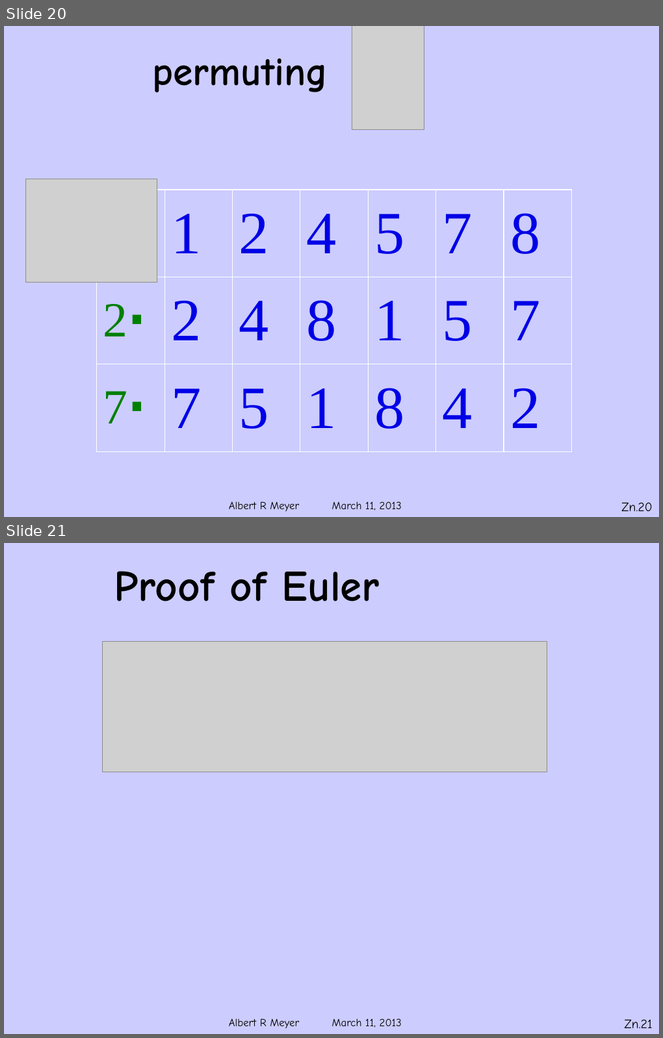
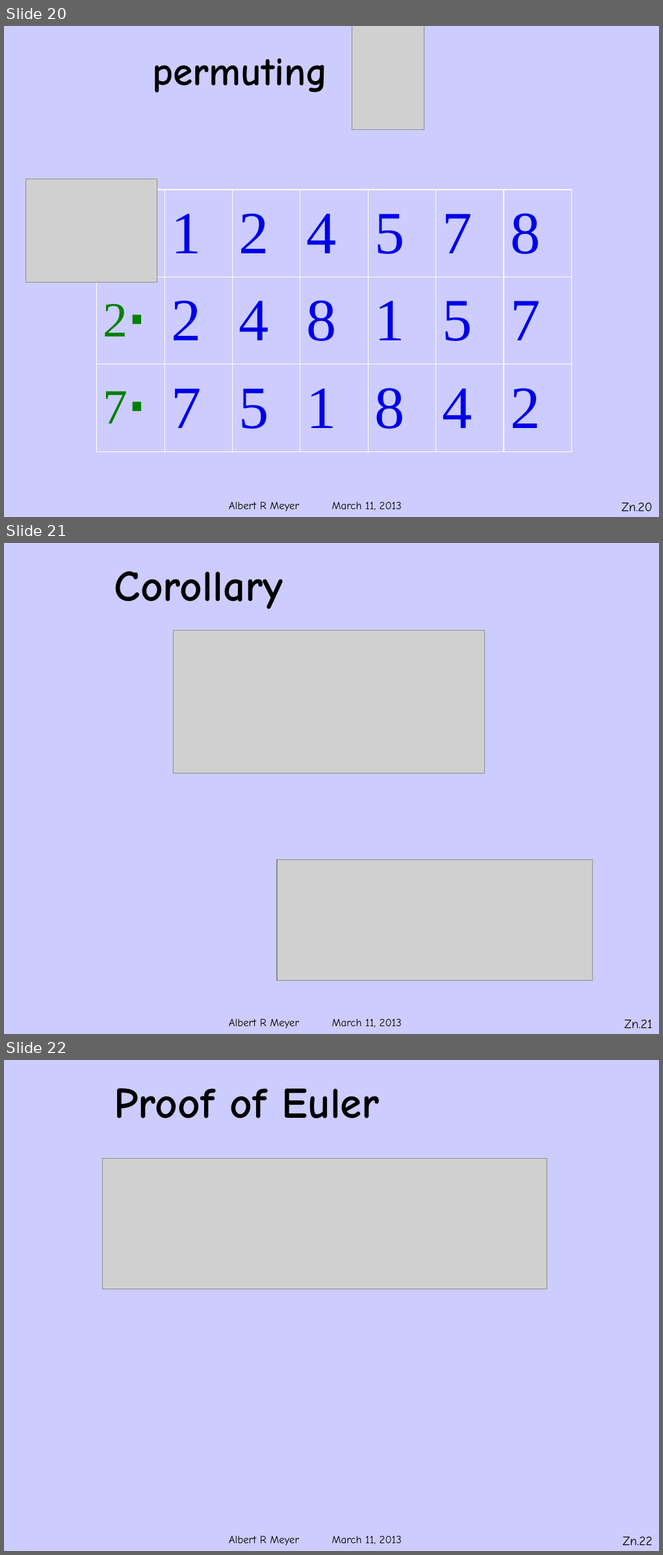
Before and after one commit to armeyer/mcs_web, a slide deck: spring13/slides13/Zmodn.pptx. Shown one above the other, each under a label of ours: slides 20 and 21 before the commit, slides 20, 21 and 22 after it. The pictures are 663x1038 and 663x1555 pixels, drawn with LibreOffice and Linux fonts; fonts in the diff are those of the drawing; grey boxes stand for pictures; background and template pictures are left out. Boxes give left, top, right and bottom in pixels: in the first picture for what was removed or moved away, otherwise in the second. Text is boxed around its words. In the diff, an @@ line names an element or a change of style, - is before the commit and + after.

```diff
--- a/spring13/slides13/Zmodn.pptx
+++ b/spring13/slides13/Zmodn.pptx
@@ slide 21 added at <box>4,543,659,1034</box>, background #CCCCFF; not listed: 1 template element that a slide beside it also shows @@
@@ title added at <box>114,571,284,609</box>, 48 pt, text #000000, bold @@
+Corollary
@@ picture added at <box>173,630,484,774</box> @@
@@ picture added at <box>277,860,593,980</box> @@
@@ page number added at <box>625,1020,653,1029</box>, 14 pt, text #000000 @@
+Zn.21
@@ what was slide 21 is now slide 22 @@
@@ page number at <box>623,1536,653,1546</box>: text changed @@
-Zn.21
+Zn.22
```
Also in this commit, not shown: 1 slide removed.
